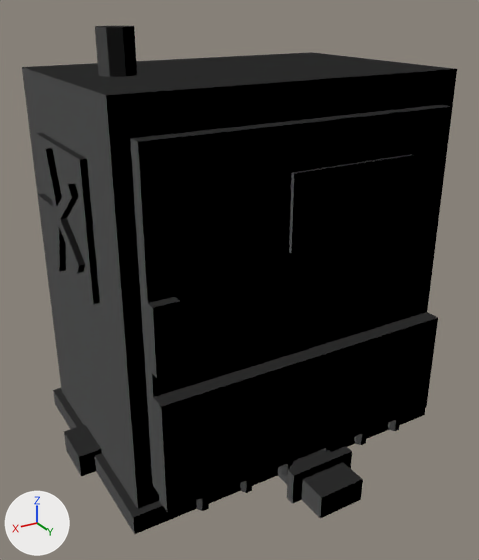
The OBJ model src/main/resources/assets/electricity/models/pv_inverter/pv_inverter.obj as it was, and as the next commit left it.
Before and after are seen from a 50 mm camera at (0.859, 1.454, 1.143) aimed at (0.012, 0.044, 0.437). The axes (+X, +Y, +Z) are drawn at lower left. The lights are the same throughout. The picture after the commit comes second. Where no turn or scale is listed for an object, it has been applied to the vertices.

The scene before the commit, as lines of its bpy script (objects in view):
```python
ob_cabinet = bpy.data.objects.new('cabinet', me_cabinet)
ob_cabinet.location = (0.0, 0.0, 0.0)
ob_cabinet_001 = bpy.data.objects.new('cabinet.001', me_cabinet_001)
ob_cabinet_001.location = (0.0, 0.0, 0.0)
ob_display = bpy.data.objects.new('display', me_display)
ob_display.location = (0.0, 0.0, 0.0)
ob_door = bpy.data.objects.new('door', me_door)
ob_door.location = (0.0, 0.0, 0.0)
ob_entry_north_001 = bpy.data.objects.new('entry_north.001', me_entry_north_001)
ob_entry_north_001.location = (0.0, 0.0, 0.0)
ob_grille_001 = bpy.data.objects.new('grille.001', me_grille_001)
ob_grille_001.location = (0.0, 0.0, 0.0)
ob_rotate_fan = bpy.data.objects.new('rotate_fan', me_rotate_fan)
ob_rotate_fan.location = (0.0, 0.0, 0.0)
ob_section_002 = bpy.data.objects.new('section.002', me_section_002)
ob_section_002.location = (0.0, 0.0, 0.0)
ob_section_003 = bpy.data.objects.new('section.003', me_section_003)
ob_section_003.location = (0.0, 0.0, 0.0)
# also in view: 'insulator' at (0.3, 0.0, 1.03); 'section.001' at (0.0, 0.375, 0.22); 'display.001' at (-0.11, 0.345, 0.71); 'entry_east.002' at (0.25, 0.0, 0.031); 'entry_north' at (0.0, 0.25, 0.031)
```
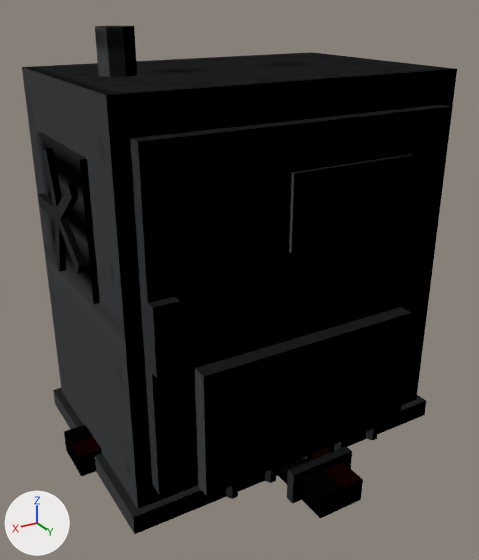
Commit message: fix: draw the DC section at the shape it is seen at

Patch to the scene script:
```diff
--- a/src/main/resources/assets/electricity/models/pv_inverter/pv_inverter.obj.py
+++ b/src/main/resources/assets/electricity/models/pv_inverter/pv_inverter.obj.py
@@ mat_cabinet_top @@
 mat_cabinet_top = principled_material('cabinet_top')
-mat_cabinet_top.base_color = (0.8, 0.8, 0.8)  # white #e7e7e7
-mat_cabinet_top.roughness = 1.0
+mat_cabinet_top.texture = img_pv_cabinet_top_png
@@ mat_cabinet @@
 mat_cabinet = principled_material('cabinet')
-mat_cabinet.base_color = (0.8, 0.8, 0.8)  # white #e7e7e7
-mat_cabinet.roughness = 1.0
+mat_cabinet.texture = img_pv_cabinet_png
@@ mat_frame @@
 mat_frame = principled_material('frame')
-mat_frame.base_color = (0.8, 0.8, 0.8)  # white #e7e7e7
-mat_frame.roughness = 1.0
+mat_frame.texture = img_pv_frame_png
@@ mat_steel @@
 mat_steel = principled_material('steel')
-mat_steel.base_color = (0.8, 0.8, 0.8)  # white #e7e7e7
-mat_steel.roughness = 1.0
+mat_steel.texture = img_pv_steel_png
@@ mat_dc_cable @@
 mat_dc_cable = principled_material('dc_cable')
-mat_dc_cable.base_color = (0.8, 0.8, 0.8)  # white #e7e7e7
-mat_dc_cable.roughness = 1.0
+mat_dc_cable.texture = img_dc_harness_png
@@ mat_dc_jacket @@
 mat_dc_jacket = principled_material('dc_jacket')
-mat_dc_jacket.base_color = (0.8, 0.8, 0.8)  # white #e7e7e7
-mat_dc_jacket.roughness = 1.0
+mat_dc_jacket.texture = img_dc_jacket_png
@@ mat_vent @@
 mat_vent = principled_material('vent')
-mat_vent.base_color = (0.8, 0.8, 0.8)  # white #e7e7e7
-mat_vent.roughness = 1.0
+mat_vent.texture = img_pv_vent_png
@@ mat_instrument @@
 mat_instrument = principled_material('instrument')
-mat_instrument.base_color = (0.8, 0.8, 0.8)  # white #e7e7e7
-mat_instrument.roughness = 1.0
+mat_instrument.texture = img_pv_instrument_png
@@ me_section @@
-me_section.from_pydata(...)  # 72 vertices, 60 faces; spans x -0.316..0.316, y 0.341..0.369, z 0.035..0.085
+me_section.from_pydata(...)  # 60 vertices, 50 faces; spans x -0.236..0.236, y 0.341..0.369, z 0.035..0.085
+# me_section part 1: the loose piece of 12 vertices spanning x -0.196..-0.164, y 0.341..0.369, z 0.035..0.085 is moved by (-0.04, 0.0, 0.0)
+# me_section part 2: the loose piece of 12 vertices spanning x -0.076..-0.044, y 0.341..0.369, z 0.035..0.085 is moved by (-0.05, 0.0, 0.0)
+# me_section part 3: the loose piece of 12 vertices spanning x 0.044..0.076, y 0.341..0.369, z 0.035..0.085 is moved by (-0.06, 0.0, 0.0)
+# me_section part 4: the loose piece of 12 vertices spanning x 0.164..0.196, y 0.341..0.369, z 0.035..0.085 is moved by (-0.07, 0.0, 0.0)
+# me_section part 5: the loose piece of 12 vertices spanning x 0.284..0.316, y 0.341..0.369, z 0.035..0.085 is moved by (-0.08, 0.0, 0.0)
+# me_section part 6: the loose piece of 12 vertices spanning x -0.316..-0.284, y 0.341..0.369, z 0.035..0.085 is deleted
 me_section.materials.append(mat_steel)
@@ me_section_001 @@
-me_section_001.from_pydata(...)  # 4 vertices, 1 face; spans x -0.4..0.4, y 0.375, z 0.08..0.36
-me_section_001.vertices[0].co = (0.4, 0.375, 0.08)  # pixel (167, 512)
-me_section_001.vertices[1].co = (-0.4, 0.375, 0.08)  # pixel (426, 407)
-me_section_001.vertices[2].co = (-0.4, 0.375, 0.36)  # pixel (438, 317)
-me_section_001.vertices[3].co = (0.4, 0.375, 0.36)  # pixel (161, 406)
+me_section_001.from_pydata(...)  # 4 vertices, 1 face; spans x -0.3..0.3, y 0.375, z 0.08..0.4
+# me_section_001 part 7
+me_section_001.vertices[0].co = (0.3, 0.375, 0.08)  # pixel (206, 496)
+me_section_001.vertices[1].co = (-0.3, 0.375, 0.08)  # pixel (399, 418)
+me_section_001.vertices[2].co = (-0.3, 0.375, 0.4)  # pixel (411, 312)
+me_section_001.vertices[3].co = (0.3, 0.375, 0.4)  # pixel (203, 376)
 me_section_001.materials.append(mat_combiner_door)
@@ me_section_002 @@
-me_section_002.from_pydata(...)  # 4 vertices, 1 face; spans x -0.4..0.4, y 0.335..0.375, z 0.36
-me_section_002.vertices[0].co = (-0.4, 0.375, 0.36)  # pixel (438, 317)
-me_section_002.vertices[1].co = (0.4, 0.375, 0.36)  # pixel (161, 406)
-me_section_002.vertices[2].co = (0.4, 0.335, 0.36)  # pixel (153, 397)
-me_section_002.vertices[3].co = (-0.4, 0.335, 0.36)  # pixel (427, 312)
+me_section_002.from_pydata(...)  # 4 vertices, 1 face; spans x -0.3..0.3, y 0.335..0.375, z 0.4
+# me_section_002 part 8
+me_section_002.vertices[0].co = (-0.3, 0.375, 0.4)  # pixel (411, 312)
+me_section_002.vertices[1].co = (0.3, 0.375, 0.4)  # pixel (203, 376)
+me_section_002.vertices[2].co = (0.3, 0.335, 0.4)  # pixel (194, 368)
+me_section_002.vertices[3].co = (-0.3, 0.335, 0.4)  # pixel (400, 306)
 me_section_002.materials.append(mat_cabinet_top)
@@ me_section_003 @@
-me_section_003.from_pydata(...)  # 8 vertices, 4 faces; spans x -0.4..0.4, y 0.335..0.375, z 0.08..0.36
+me_section_003.from_pydata(...)  # 8 vertices, 4 faces; spans x -0.3..0.3, y 0.335..0.375, z 0.08..0.4
+# me_section_003 part 9: the whole mesh is scaled about its middle by (0.75, 1, 1.14), then moved by (0.0, 0.0, 0.02)
 me_section_003.materials.append(mat_cabinet)
```

Changed parts and their boxes [x1, y1, x2, y2] in the pictures (479 x 560 px; the box of a moved part takes in the faces that stretch with it):
'section.001', reshaped (25% narrower)
    before: [161, 318, 438, 512]
    after: [204, 313, 412, 496]
'cabinet', surface changed
    both: [23, 52, 450, 95]
'door', surface changed
    both: [130, 105, 449, 494]
'section.002', surface changed, reshaped (24% narrower, 25% shorter)
    before: [153, 312, 438, 406]
    after: [195, 307, 412, 377]
'grille', surface changed (white to black)
    both: [36, 134, 93, 303]
'rotate_fan', surface changed (darker)
    both: [38, 148, 85, 273]
'section.003', surface changed, rescaled
    before: [153, 398, 167, 512]
    after: [195, 369, 206, 495]
'entry_north', surface changed
    both: [278, 466, 363, 519]
'entry_north.001', surface changed (darker)
    both: [289, 450, 363, 498]
'entry_north.002', surface changed (darker)
    both: [287, 446, 352, 504]
'section', surface changed, reshaped (25% narrower, 22% shorter)
    before: [197, 418, 400, 511]
    after: [226, 427, 378, 499]
'entry_east.001', surface changed (darker)
    both: [64, 425, 101, 457]
'entry_east.002', surface changed (darker)
    both: [64, 432, 102, 476]
part 1 of me_section, moved or reshaped
    before: [354, 432, 367, 445]
    after: [366, 427, 378, 441]
part 2 of me_section, moved or reshaped (mostly hidden)
    before: [322, 446, 331, 451]
    after: [334, 440, 346, 450]
part 3 of me_section, moved or reshaped (mostly hidden afterwards)
    before: [281, 462, 293, 476]
    after: [302, 454, 312, 459]
part 4 of me_section, moved or reshaped
    before: [241, 478, 252, 493]
    after: [264, 468, 276, 483]
part 5 of me_section, moved or reshaped
    before: [197, 496, 209, 511]
    after: [226, 484, 238, 499]
part 6 of me_section, deleted
    before: [388, 418, 400, 431]
